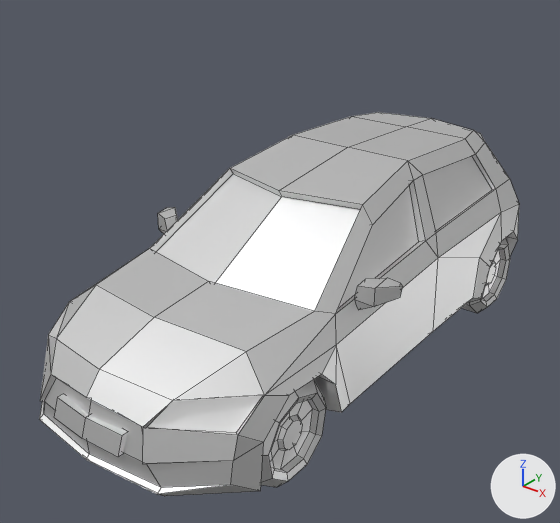
Renders of the FBX model Assets/Plugins/BrokenVector/LowPolyCarPack/Models/Car3.fbx from each side of a commit.
Rendered twice from a 50 mm lens placed at (3.19, -4.39, 3.38), pointed at (-0.12, -0.26, 0.82). Every picture has the same lights, and +X, +Y and +Z are marked at lower right. Mesh edges are drawn as thin lines. Where no turn or scale is listed for an object, it has been applied to the vertices.

In view in the first picture: 'Car 3', 'WheelBL.003', 'WheelFL.003'.
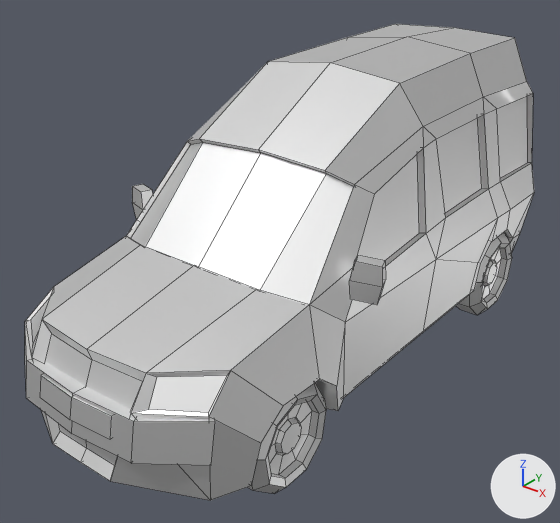
Edits to the bpy script that builds the scene:
```text
Add me_cube_012:
    me_cube_012.from_pydata(...)  # 310 vertices, 311 faces; spans x -1.1..1.1, y -2.33..2.4, z 0.28..2.29
    # faces by material slot: [295, 4, 12]
    me_cube_012.materials.append(mat_carpaint_010)  # white #e7e7e7
    me_cube_012.materials.append(mat_carrubber_010)  # white #e7e7e7
    me_cube_012.materials.append(mat_carlamps_010)  # white #e7e7e7
Remove ob_car_3:
    ob_car_3 = bpy.data.objects.new('Car 3', me_cube_011)
    ob_car_3.location = (0.0, 0.0, 0.0)
Change ob_wheelbl_003:
    ob_wheelbl_003.location: (0.828, 1.458, 0.345) -> (0.843, 1.434, 0.36)
Change ob_wheelfl_003:
    ob_wheelfl_003.location: (0.828, -1.35, 0.345) -> (0.851, -1.397, 0.36)
Add ob_car_4:
    ob_car_4 = bpy.data.objects.new('Car 4', me_cube_012)
    ob_car_4.location = (0.0, 0.0, 0.0)
```

Changed parts and their boxes (x1, y1, x2, y2) in the pictures (560 x 523 px):
'Car 4', added: after (25, 24, 534, 500)
    faces in mat_carpaint_010 (white #e7e7e7): (25, 24, 534, 500)
    faces in mat_carlamps_010 (white #e7e7e7): (131, 96, 527, 305)
    faces in mat_carrubber_010 (white #e7e7e7): (31, 299, 227, 413)
'Car 3', deleted: before (39, 112, 519, 496)
    faces in mat_carpaint_010 (white #e7e7e7): (39, 112, 519, 496)
    faces in mat_carwindows_010 (white #e7e7e7): (157, 156, 492, 311)
    faces in mat_carlamps_010 (white #e7e7e7): (148, 395, 263, 432)
'WheelFL.003', moved: before (261, 380, 326, 487); after (248, 383, 326, 493)
'WheelBL.003', moved: before (462, 238, 510, 313); after (456, 232, 512, 315)
